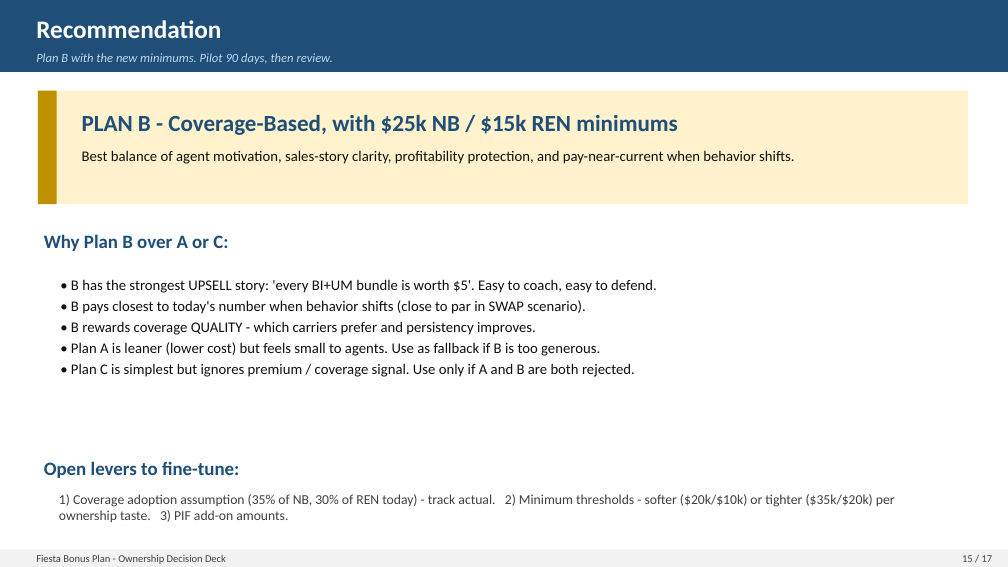
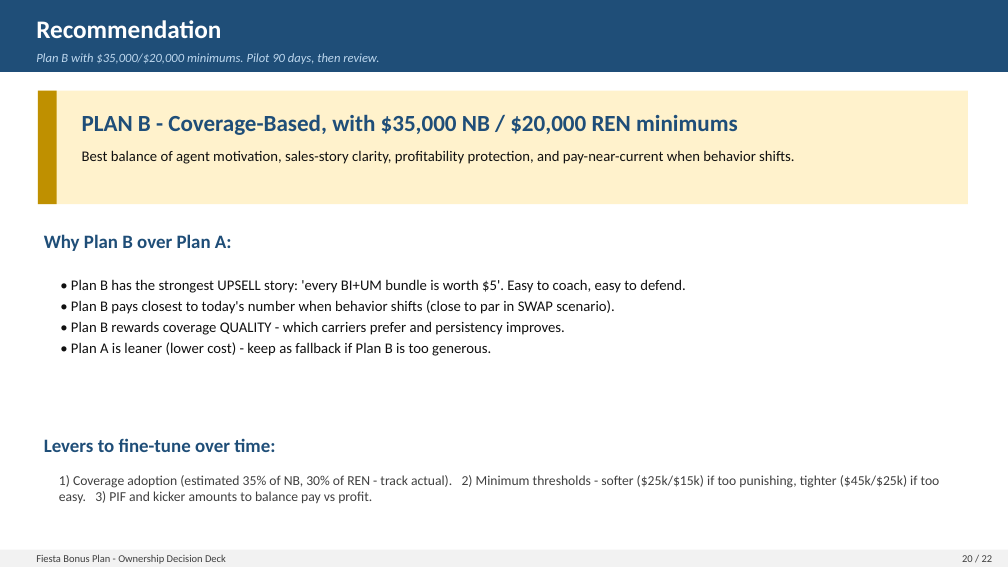
Before and after one commit to FAUS-tech/fiesta-bonus, a slide deck: slide 20 of output/Bonus_Proposal_Presentation.pptx (slide 15 before the commit). Drawn at 1008x567 pixels with LibreOffice and Linux fonts; fonts in the diff are those of the drawing. Boxes give left, top, right and bottom in pixels: in the first picture for what was removed or moved away, otherwise in the second. Text is boxed around its words. In the diff, an @@ line names an element or a change of style, - is before the commit and + after.

```diff
--- a/output/Bonus_Proposal_Presentation.pptx
+++ b/output/Bonus_Proposal_Presentation.pptx
@@ text at [36,53,379,64]: text changed @@
-Plan B with the new minimums. Pilot 90 days, then review.
+Plan B with $35,000/$20,000 minimums. Pilot 90 days, then review.
@@ text at [82,114,738,135]: text changed @@
-PLAN B - Coverage-Based, with $25k NB / $15k REN minimums
+PLAN B - Coverage-Based, with $35,000 NB / $20,000 REN minimums
@@ text at [44,234,232,251]: text changed @@
-Why Plan B over A or C:
+Why Plan B over Plan A:
@@ text at [71,279,686,356]: text changed @@
-• B has the strongest UPSELL story: 'every BI+UM bundle is worth $5'. Easy to coach, easy to defend.
-• B pays closest to today's number when behavior shifts (close to par in SWAP scenario).
-• B rewards coverage QUALITY - which carriers prefer and persistency improves.
-• Plan A is leaner (lower cost) but feels small to agents. Use as fallback if B is too generous.
-• Plan C is simplest but ignores premium / coverage signal. Use only if A and B are both rejected.
+• Plan B has the strongest UPSELL story: 'every BI+UM bundle is worth $5'. Easy to coach, easy to defend.
+• Plan B pays closest to today's number when behavior shifts (close to par in SWAP scenario).
+• Plan B rewards coverage QUALITY - which carriers prefer and persistency improves.
+• Plan A is leaner (lower cost) - keep as fallback if Plan B is too generous.
@@ text at [44,438,275,452]: text changed @@
-Open levers to fine-tune:
+Levers to fine-tune over time:
@@ text at [59,475,940,503]: text changed @@
-1) Coverage adoption assumption (35% of NB, 30% of REN today) - track actual. 2) Minimum thresholds - softer ($20k/$10k) or tighter ($35k/$20k) per ownership taste. 3) PIF add-on amounts.
+1) Coverage adoption (estimated 35% of NB, 30% of REN - track actual). 2) Minimum thresholds - softer ($25k/$15k) if too punishing, tighter ($45k/$25k) if too easy. 3) PIF and kicker amounts to balance pay vs profit.
@@ text at [962,555,993,562]: text changed @@
-15 / 17
+20 / 22
```
Also in this commit, not shown: 14 other slides changed, 7 slides added, 2 slides removed, 3 other files.
